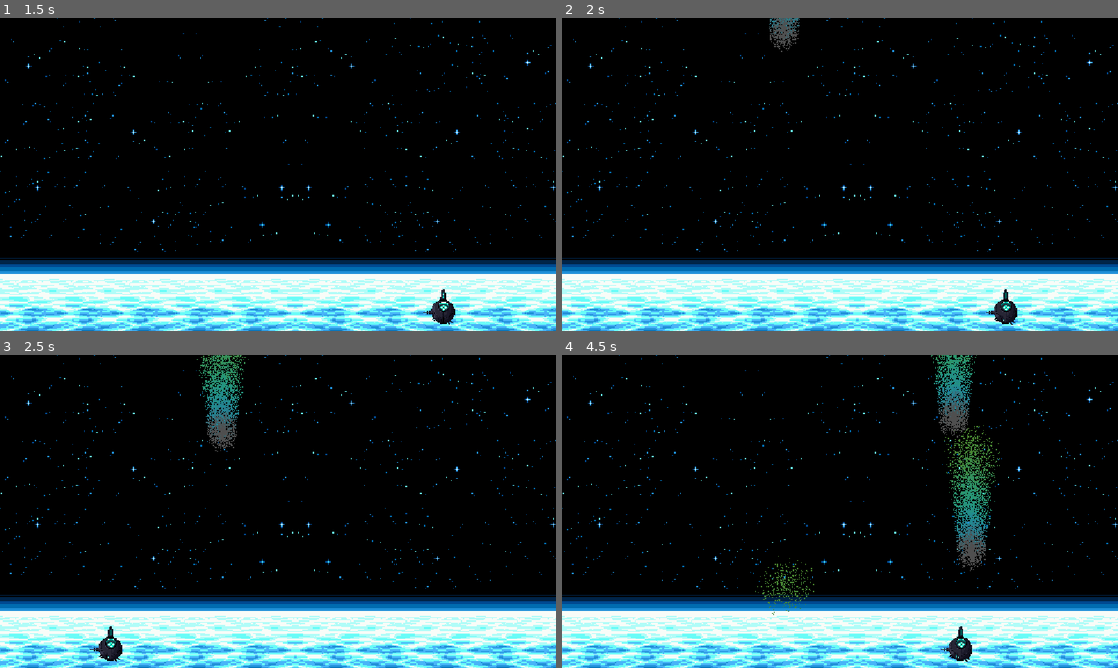
Above: before the commit, frames 1-4 (two rows, left to right).
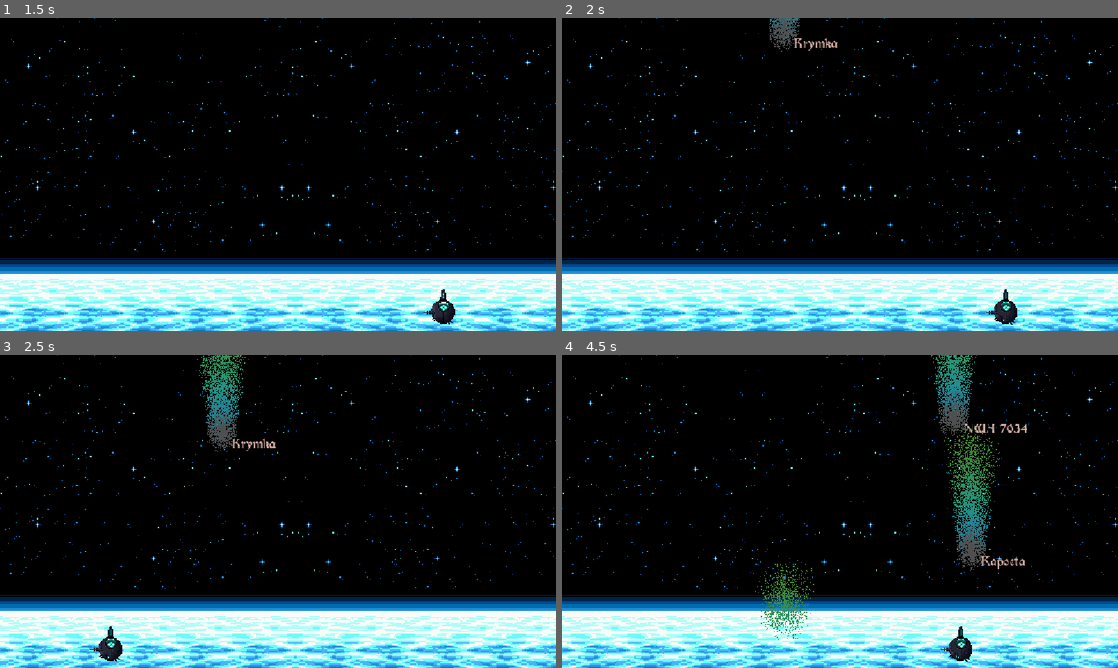
Above: after the commit, the same moments.

Repository: hottest1nibelung/NASA-Project
Game: Godot game, scene res://scenes/SpaceInvaders/space_invaders.tscn
Same seed, same stepped clock (60 frames per second), same inputs: the game is played once before the commit and once after it. The project has no main scene, so this scene is started directly.
Inputs (mouse positions are in pixels of both pictures, inside the frame that each line leads up to):
- Up to frame 1 (1.5 s): tap Enter at 0.5 s; move the mouse to (250, 237) at 0.52 s; hold W (up) from 0.53 s (still down); tap A (a) at 0.6 s; tap B (b) at 0.8, 1.35 s; tap Space at 1.25 s; move the mouse to (444, 221) at 1.27 s
- Up to frame 2 (2 s): keep holding W (up); tap C (c) at 1.55 s
- Up to frame 3 (2.5 s): move the mouse to (111, 464) at 2.02 s; release W (up) at 2.03 s; hold S (down) from 2.03 s (still down); tap C (c) at 2.1 s; tap D (d) at 2.3 s
- Up to frame 4 (4.5 s): move the mouse to (867, 511) at 2.77 s; tap D (d) at 2.85 s; tap E (e) at 3.05, 3.6 s; move the mouse to (756, 433) at 3.52 s; tap F (f) at 3.8, 4.35 s; move the mouse to (962, 495) at 4.27 s; release S (down) at 4.28 s; hold W (up) from 4.28 s (still down)

Frame 1 is identical in both runs. In frame 2, 0.1% of the frame differs, in the area x 41-50%, y 6-11%; in frame 3, 0.1%; in frame 4, 0.7%, in the area x 35-84%, y 22-92%.

Commit message:
repaired space

Diff:
--- a/project.godot
+++ b/project.godot
@@ -23,7 +23,6 @@
 
 [display]
 
-window/size/mode=3
 window/stretch/mode="canvas_items"
 
 [input]
--- a/scenes/SpaceInvaders/drona.gd
+++ b/scenes/SpaceInvaders/drona.gd
@@ -23,6 +23,7 @@
 		laser.global_position = self.global_position
 
 func hit_by_meteor():
+	print("hit")
 	get_tree().get_root().get_node("SpaceInvaders").lose_point()
 
 func die():
--- a/scenes/SpaceInvaders/meteor.gd
+++ b/scenes/SpaceInvaders/meteor.gd
@@ -2,15 +2,21 @@
 
 var SPEED = randf_range(200,300)
 var freed = false;
+@onready var name_label: Label = $NameLabel
 
-
+func _ready() -> void:
+	pass
 func _process(delta: float) -> void:
 	global_position.y += SPEED * delta
+	$CanvasLayer/NameLabel.position = global_position
+	$CanvasLayer/NameLabel.position.x +=20
 	if global_position.y > 1000 and not freed:
 		get_parent().get_parent().lose_point()
 		queue_free()
 		freed = true
 
+func giveName(name):
+	$CanvasLayer/NameLabel.text = name
 
 func player_hit ():
 	pass
@@ -21,7 +27,11 @@
 	$CPUParticles2D.emitting = false
 	$CollisionShape2D.disabled = true
 	$KillTime.start()
-	collision_layer = 2
+	print("destroyed")
+	collision_layer = 3
+	collision_mask = 3
+	$CanvasLayer.visible = false
+	freed = true
 
 func _on_area_entered(area: Area2D) -> void:
 	if area.has_method("meteor_hit"):
@@ -33,5 +43,7 @@
 		queue_free()
 
 func _on_body_entered(body: Node2D) -> void:
+	if freed:
+		return
 	body.hit_by_meteor()
 	_destroy()
--- a/scenes/SpaceInvaders/meteor.tscn
+++ b/scenes/SpaceInvaders/meteor.tscn
@@ -1,6 +1,7 @@
-[gd_scene load_steps=4 format=3 uid="uid://cnaksideqv64q"]
+[gd_scene load_steps=6 format=3 uid="uid://cnaksideqv64q"]
 
 [ext_resource type="Script" uid="uid://tcjjrlgudiho" path="res://scenes/SpaceInvaders/meteor.gd" id="1_gccsb"]
+[ext_resource type="FontFile" uid="uid://cds6pvdbwwwc4" path="res://fonts/MorrisRomanBlack.ttf" id="2_37cy4"]
 
 [sub_resource type="Gradient" id="Gradient_vmjm5"]
 offsets = PackedFloat32Array(0.13013698, 0.3219178, 0.55479455, 1)
@@ -8,6 +9,12 @@
 
 [sub_resource type="CircleShape2D" id="CircleShape2D_vmjm5"]
 radius = 6.0
+
+[sub_resource type="LabelSettings" id="LabelSettings_uduho"]
+font = ExtResource("2_37cy4")
+font_size = 30
+font_color = Color(0.8038571, 0.6637453, 0.62703687, 1)
+outline_color = Color(0, 0, 0, 1)
 
 [node name="Meteor" type="Area2D"]
 scale = Vector2(5, 5)
@@ -26,12 +33,21 @@
 color_ramp = SubResource("Gradient_vmjm5")
 
 [node name="CollisionShape2D" type="CollisionShape2D" parent="."]
-visible = false
-position = Vector2(0, -4)
+position = Vector2(-0.19999999, -1.4000001)
 shape = SubResource("CircleShape2D_vmjm5")
 
 [node name="KillTime" type="Timer" parent="."]
 
+[node name="CanvasLayer" type="CanvasLayer" parent="."]
+
+[node name="NameLabel" type="Label" parent="CanvasLayer"]
+offset_left = 47.0
+offset_top = -29.0
+offset_right = 87.0
+offset_bottom = -3.0
+text = "fae"
+label_settings = SubResource("LabelSettings_uduho")
+
 [connection signal="area_entered" from="." to="." method="_on_area_entered"]
 [connection signal="body_entered" from="." to="." method="_on_body_entered"]
 [connection signal="timeout" from="KillTime" to="." method="_on_kill_time_timeout"]
--- a/scenes/SpaceInvaders/space_invaders.gd
+++ b/scenes/SpaceInvaders/space_invaders.gd
@@ -6,7 +6,6 @@
 var status = null
 
 func _process(delta: float) -> void:
-	print(lives)
 	if cnt <= 0:
 		wait_before_ui.start()
 		print("done")
--- a/scenes/SpaceInvaders/spawner.gd
+++ b/scenes/SpaceInvaders/spawner.gd
@@ -1,5 +1,20 @@
 extends Node2D
 
+var meteorNames = ["NWA 7034", "NWA 869", "NWA 998", "NWA 2737", "NWA 1950","Allende", "Chelyabinsk", "Hoba", "Murchison", "Orgueil", "Tagish Lake", "Campo del Cielo", "Sikhote-Alin", "Ensisheim", "Nantan",
+"Gibeon", "Toluca", "Canyon Diablo", "Muonionalusta", "Tissint", "Zagami", "Shergotty", "Chassigny", "Nakhla", "Kaidun",
+"Brenham", "Admire", "Glorieta Mountain", "Brahin", "Esquel", "Imilac", "Sericho", "Fukang", "Jepara", "Marjalahti",
+"Krasnojarsk", "Mundrabilla", "Henbury", "Wolf Creek", "Dalgaranga", "Tenham", "Millbillillie", "Juvinas", "Bouvante", "Aubres",
+"Saint-Sauveur", "Ornans", "Krymka", "Albareto", "Tatahouine", "Angra dos Reis", "Norton County", "Mount Egerton", "Dhofar 019", "Sayh al Uhaymir 001",
+"Dar al Gani 476", "Dar al Gani 400", "Allan Hills 84001", "Allan Hills 77005", "EETA79001", "NWA 7034", "NWA 869", "NWA 998", "NWA 2737", "NWA 1950",
+"Millbillillie", "Kapoeta", "Pasamonte", "Bununu", "Buzzard Coulee", "Peekskill", "Bassikounou", "Carancas", "Gao-Guenie", "Katol",
+"Kunya-Urgench", "Almahata Sitta", "Bishunpur", "Chainpur", "Dhajala", "Pillistfer", "Kabo", "Kunashak", "Shikarpur", "Lodran",
+"Acapulco", "Winona", "Gujba", "Bencubbin", "Norton County", "Pena Blanca Spring", "Abee", "Indarch", "Happy Canyon", "Pallasovka",
+"Seeläsgen", "Ural Mountains", "Dimmitt", "Forest City", "Homestead", "Novato", "Cold Bokkeveld", "Famenin", "Dashoguz", "Wold Cottage"]
+var unusedNames = meteorNames
+
+func randomName():
+	var index = randi_range(0, unusedNames.size()-1)
+	return unusedNames[index]
 
 var min_time = 0.7
 var max_time = 1.5
@@ -11,12 +26,18 @@
 	spawn_time.start()
 
 
-
+func giveName (meteor):
+	if unusedNames.size() == 0:
+		unusedNames = meteorNames
+	var _name = randomName()
+	meteorNames.erase(_name)
+	meteor.giveName(_name)
 
 func _on_spawn_time_timeout() -> void:
 	var meteor = meteor_scene.instantiate()
 	add_child(meteor)
 	meteor.global_position.x = randf_range(Global.min_x,Global.max_x)
+	giveName(meteor)
 
 	spawn_time.wait_time = randf_range(min_time,max_time)
 	spawn_time.start()
